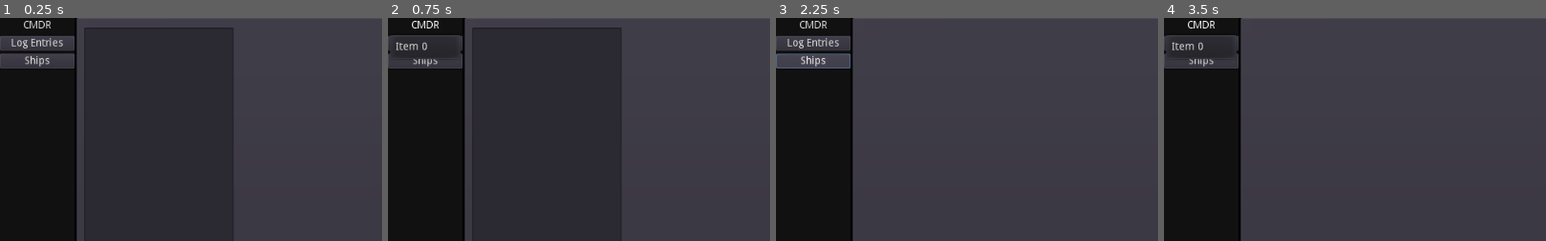
Above: before the commit, frames 1-4 (left to right).
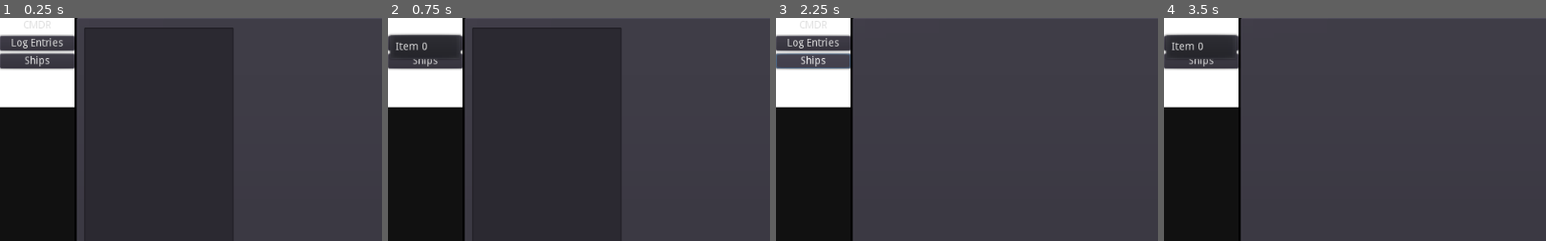
Above: after the commit, the same moments.

Repository: DigitalKI/EDTPT
Game: Godot game, scene res://MainContainer.tscn
Two runs of this game, one before a commit and one after it. Both use one fixed random seed, a clock stepped at 60 frames per second and the inputs below.
Inputs:
- Up to frame 1 (0.25 s): no input
- Up to frame 2 (0.75 s): click "CMDR" at 0.5 s
- Up to frame 3 (2.25 s): click "Log Entries" at 1.25 s; click "Ships" at 2 s
- Up to frame 4 (3.5 s): click "CMDR" at 2.75 s
The pictures show only the part of the screen within x 0-50%, y 0-50%; the shares and areas given below are measured in that part.

The runs differ from the first frame. In frame 1, 5.3% of the frame differs, in the area x 0-20%, y 0-41%; in frame 2, 4.9%; in frame 3, 5.3%; in frame 4, 4.9%.

Commit message:
passthrough test

Diff:
--- a/HelperModules/DataReader.gd
+++ b/HelperModules/DataReader.gd
@@ -15,6 +15,7 @@
 func _ready():
 	thread_reader = Thread.new()
 	mutex = Mutex.new()
+	print(logs_path)
 #	get_all_log_objects_threaded()
 	get_all_log_objects()
 
--- a/MainContainer.gd
+++ b/MainContainer.gd
@@ -4,6 +4,8 @@
 # Called when the node enters the scene tree for the first time.
 func _ready():
 	get_tree().get_root().set_transparent_background(true)
+#	OS.set_window_mouse_passthrough($Panel/VBoxContainer/PassThroughPoly.polygon)
+
 	pass # Replace with function body.
 
 
--- a/MainContainer.tscn
+++ b/MainContainer.tscn
@@ -21,6 +21,7 @@
 margin_right = 100.0
 margin_bottom = 600.0
 rect_min_size = Vector2( 100, 0 )
+mouse_filter = 2
 size_flags_vertical = 3
 theme = ExtResource( 4 )
 custom_styles/panel = SubResource( 1 )
@@ -31,10 +32,14 @@
 [node name="VBoxContainer" type="VBoxContainer" parent="Panel"]
 anchor_right = 1.0
 anchor_bottom = 1.0
+mouse_filter = 2
 theme = ExtResource( 4 )
 __meta__ = {
 "_edit_use_anchors_": false
 }
+
+[node name="PassThroughPoly" type="Polygon2D" parent="Panel/VBoxContainer"]
+polygon = PoolVector2Array( 0, 0, 100, 0, 100, 120, 0, 120 )
 
 [node name="BtCMDR" type="MenuButton" parent="Panel/VBoxContainer"]
 margin_right = 100.0
